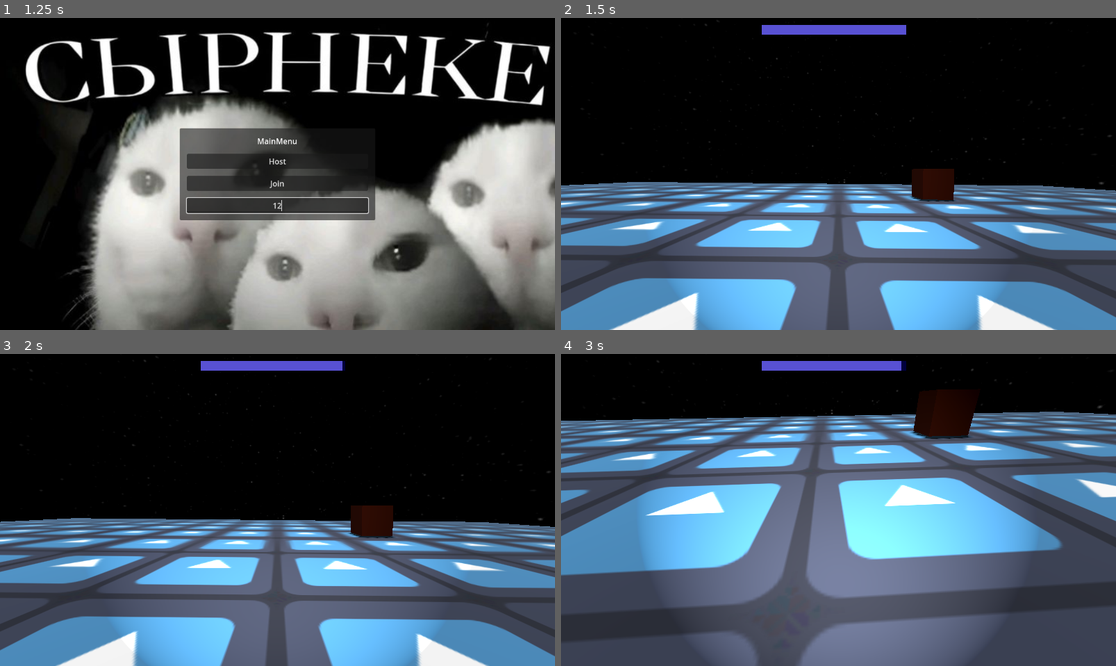
Above: before the commit, frames 1-4 (two rows, left to right).
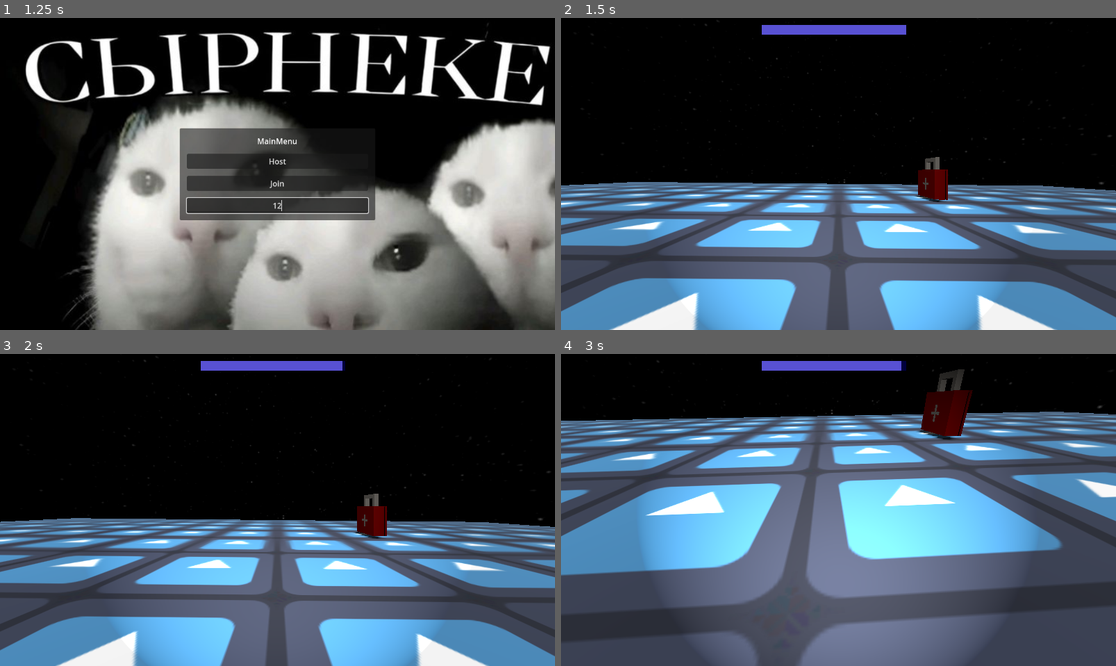
Above: after the commit, the same moments.

Repository: YuraStebel/CosmosGodotProject
Game: Godot game, scene res://scenes/wrld.tscn
The game is run twice, just before and just after one commit, with the same random seed, the same clock (stepped at 60 frames per second) and the same inputs. The engine's default icon, where the game draws it, is replaced by a stand-in: a white triangle on a blue panel in a dark square.
Inputs (mouse positions are in pixels of both pictures, inside the frame that each line leads up to):
- Up to frame 1 (1.25 s): click (277, 205) at 0.52 s; type "12" at 0.6 s
- Up to frame 2 (1.5 s): click "Host" at 1.25 s
- Up to frame 3 (2 s): no input
- Up to frame 4 (3 s): tap Enter (ui_accept) at 2, 2.27 s; move the mouse to (866, 510) at 2.02 s; hold W (forward) from 2.03 s (still down); tap G (drop) at 2.1 s; move the mouse to (810, 510) at 2.77 s; tap D (righ) at 2.85 s

Frame 1 is identical in both runs. In frame 2, 0.6% of the frame differs, in the area x 62-72%, y 44-60%; in frame 3, 0.6%; in frame 4, 1.1%, in the area x 62-75%, y 4-28%.

Commit message:
added model for fak

Diff:
--- a/scenes/first_aid_kit.tscn
+++ b/scenes/first_aid_kit.tscn
@@ -1,15 +1,10 @@
-[gd_scene load_steps=6 format=3 uid="uid://56ogp7kcvfbl"]
+[gd_scene load_steps=5 format=3 uid="uid://56ogp7kcvfbl"]
 
 [ext_resource type="Script" uid="uid://360k1ndqmyf6" path="res://scripts/first_aid_kit.gd" id="1_3od7p"]
+[ext_resource type="PackedScene" uid="uid://5572e2lx0lo7" path="res://models/First_aid_kit.glb" id="2_2q3br"]
 
 [sub_resource type="BoxShape3D" id="BoxShape3D_2q3br"]
-
-[sub_resource type="StandardMaterial3D" id="StandardMaterial3D_xhlam"]
-albedo_color = Color(0.430604, 0.129474, 0.0140828, 1)
-
-[sub_resource type="BoxMesh" id="BoxMesh_rf7l4"]
-material = SubResource("StandardMaterial3D_xhlam")
-size = Vector3(0.5, 0.5, 0.5)
+size = Vector3(1.36, 1.5, 0.43)
 
 [sub_resource type="SceneReplicationConfig" id="SceneReplicationConfig_3od7p"]
 properties/0/path = NodePath(".:position")
@@ -23,12 +18,12 @@
 collision_layer = 3
 script = ExtResource("1_3od7p")
 
+[node name="First_aid_kit" parent="." instance=ExtResource("2_2q3br")]
+transform = Transform3D(-1.48619e-08, 0, 0.34, 0, 0.34, 0, -0.34, 0, -1.48619e-08, 0, 0, 0)
+
 [node name="CollisionShape3D" type="CollisionShape3D" parent="."]
-transform = Transform3D(0.5, 0, 0, 0, 0.5, 0, 0, 0, 0.5, 0, 0, 0)
+transform = Transform3D(-2.18557e-08, 0, 0.5, 0, 0.5, 0, -0.5, 0, -2.18557e-08, 0, 0.135, 0)
 shape = SubResource("BoxShape3D_2q3br")
-
-[node name="MeshInstance3D" type="MeshInstance3D" parent="."]
-mesh = SubResource("BoxMesh_rf7l4")
 
 [node name="MultiplayerSynchronizer" type="MultiplayerSynchronizer" parent="."]
 replication_config = SubResource("SceneReplicationConfig_3od7p")
Binary file added: models/First_aid_kit.glb
Not shown, added: models/First_aid_kit.glb.import
Binary file added: models/quest_item1.glb
Not shown, added: models/quest_item1.glb.import
